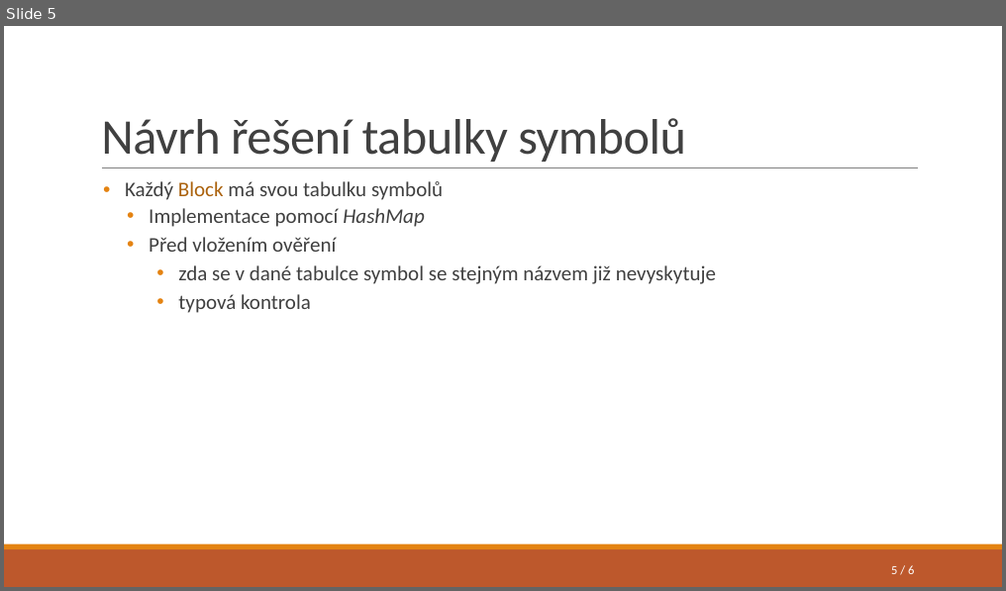
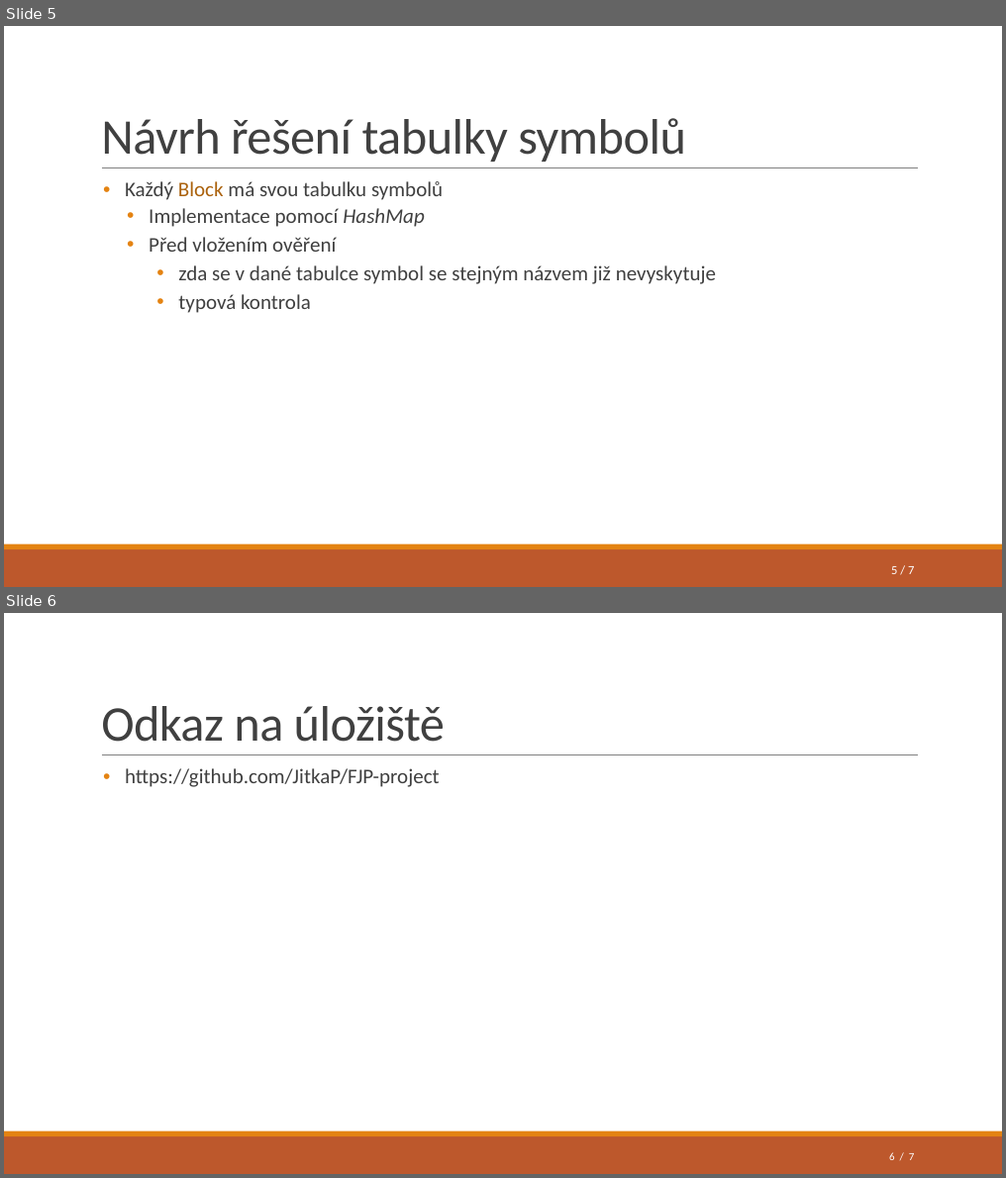
Before and after one commit to JitkaP/FJP-project, a slide deck: presentation/2 (15.12.).pptx. Shown one above the other, each under a label of ours: slide 5 before the commit, slides 5 and 6 after it. The pictures are 1006x591 and 1006x1178 pixels, drawn with LibreOffice and Linux fonts; fonts in the diff are those of the drawing. Boxes give left, top, right and bottom in pixels: in the first picture for what was removed or moved away, otherwise in the second. Text is boxed around its words. In the diff, an @@ line names an element or a change of style, - is before the commit and + after.

```diff
--- a/presentation/2 (15.12.).pptx
+++ b/presentation/2 (15.12.).pptx
@@ slide 6 added at bbox=[4, 613, 1002, 1174], background #FFFFFF; not listed: 3 template elements that a slide beside it also shows @@
@@ title added at bbox=[101, 706, 445, 742], 48 pt, text #404040 @@
+Odkaz na úložiště
@@ text added at bbox=[125, 768, 440, 787], 20 pt, text #404040 @@
+• https://github.com/JitkaP/FJP-project
@@ page number added at bbox=[889, 1153, 915, 1160], 10.5 pt, text #FFFFFF @@
+6 / 7
@@ page number at bbox=[891, 567, 914, 574]: text changed @@
-5 / 6
+5 / 7
```
Also in this commit, not shown: 1 slide changed, 31 other files.
